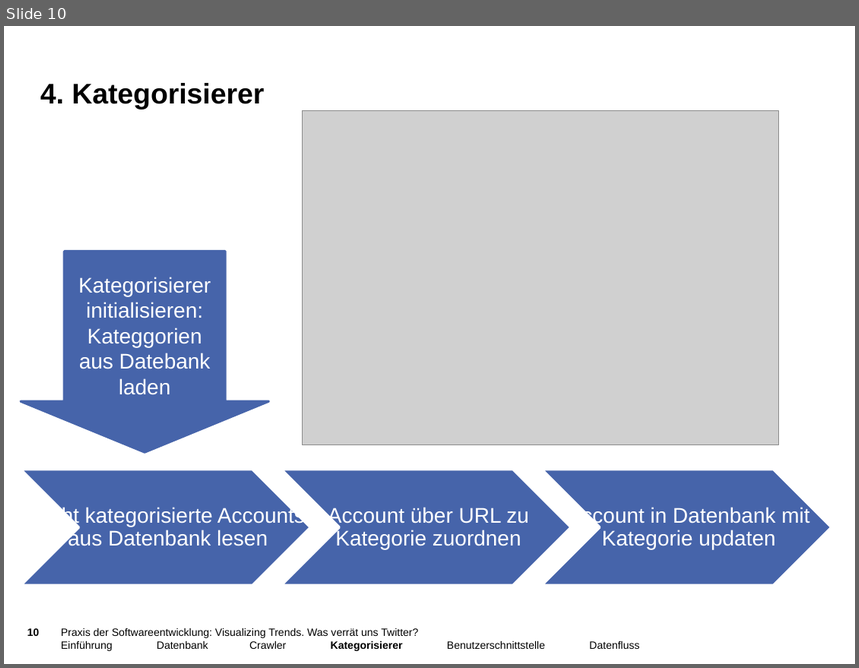
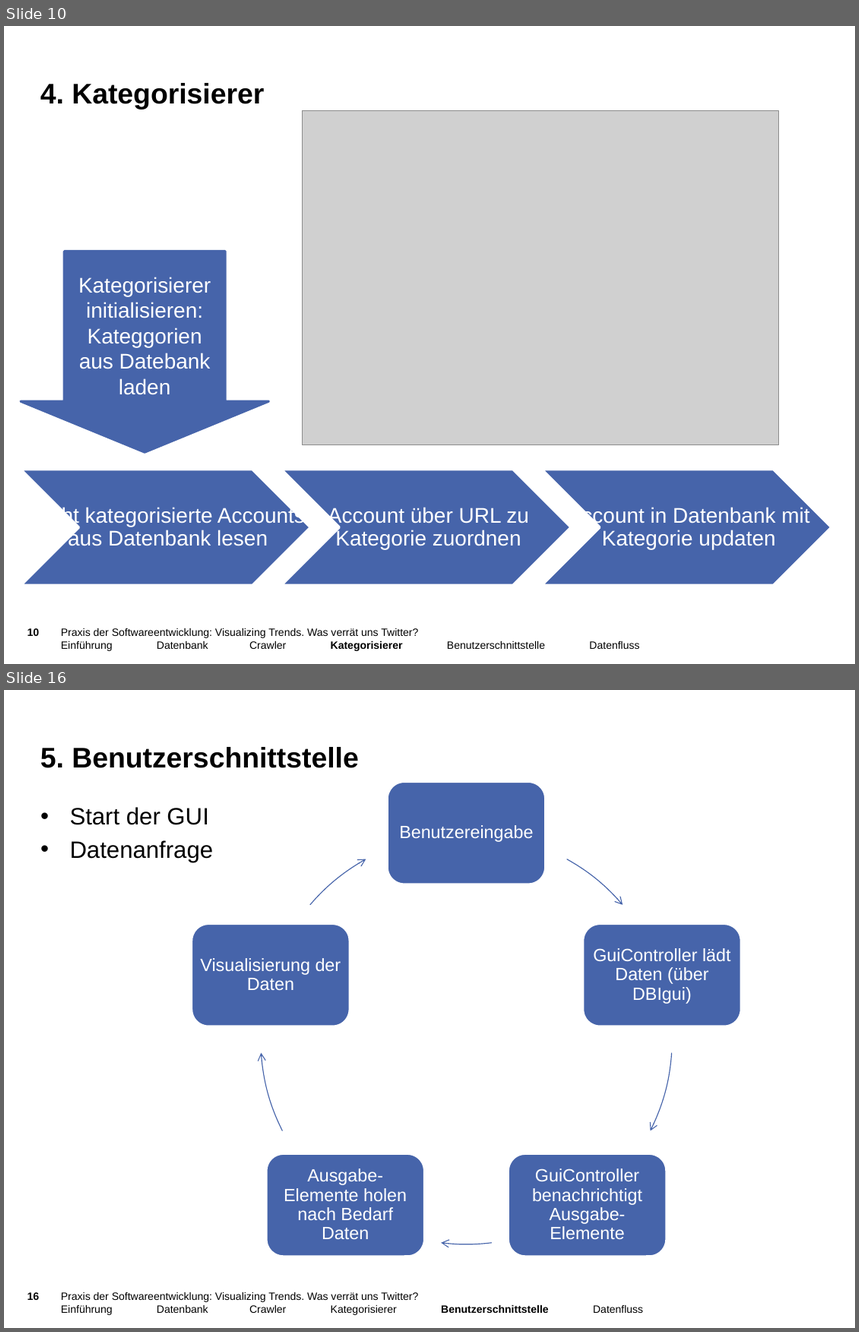
Before and after one commit to jaasmiin/twitterPSE, a slide deck: doc/entwurf/präsentation/pres_entwurf.pptx. Shown one above the other, each under a label of ours: slide 10 before the commit, slides 10 and 16 after it; the slides between them are not shown. The pictures are 859x668 and 859x1332 pixels, drawn with LibreOffice and Linux fonts; fonts in the diff are those of the drawing; grey boxes stand for pictures; background and template pictures are left out. Boxes give left, top, right and bottom in pixels: in the first picture for what was removed or moved away, otherwise in the second. Text is boxed around its words. In the diff, an @@ line names an element or a change of style, - is before the commit and + after.

```diff
--- a/doc/entwurf/präsentation/pres_entwurf.pptx
+++ b/doc/entwurf/präsentation/pres_entwurf.pptx
@@ slide 16 added at <box>4,690,855,1328</box>, background picture (left out); not listed: 1 template element that a slide beside it also shows @@
@@ title added at <box>40,747,358,768</box>, 24 pt, text #000000, bold @@
+5. Benutzerschnittstelle
@@ text added at <box>70,807,214,863</box>, 20 pt, text #000000 @@
+• Start der GUI
+• Datenanfrage
@@ group added at <box>191,782,741,1257</box>: 5 rounded rectangles, 5 texts, 5 freeform shapes @@
+Benutzereingabe
+GuiController lädt Daten (über DBIgui)
+GuiController benachrichtigt Ausgabe-Elemente
+Ausgabe-Elemente holen nach Bedarf Daten
+Visualisierung der Daten
@@ text added at <box>61,1293,643,1315</box>, 9 pt, text #000000 @@
+Praxis der Softwareentwicklung: Visualizing Trends. Was verrät uns Twitter?
+Einführung Datenbank Crawler Kategorisierer Benutzerschnittstelle Datenfluss
```
Also in this commit, not shown: 1 slide changed, 5 other slides added, 9 other files.
